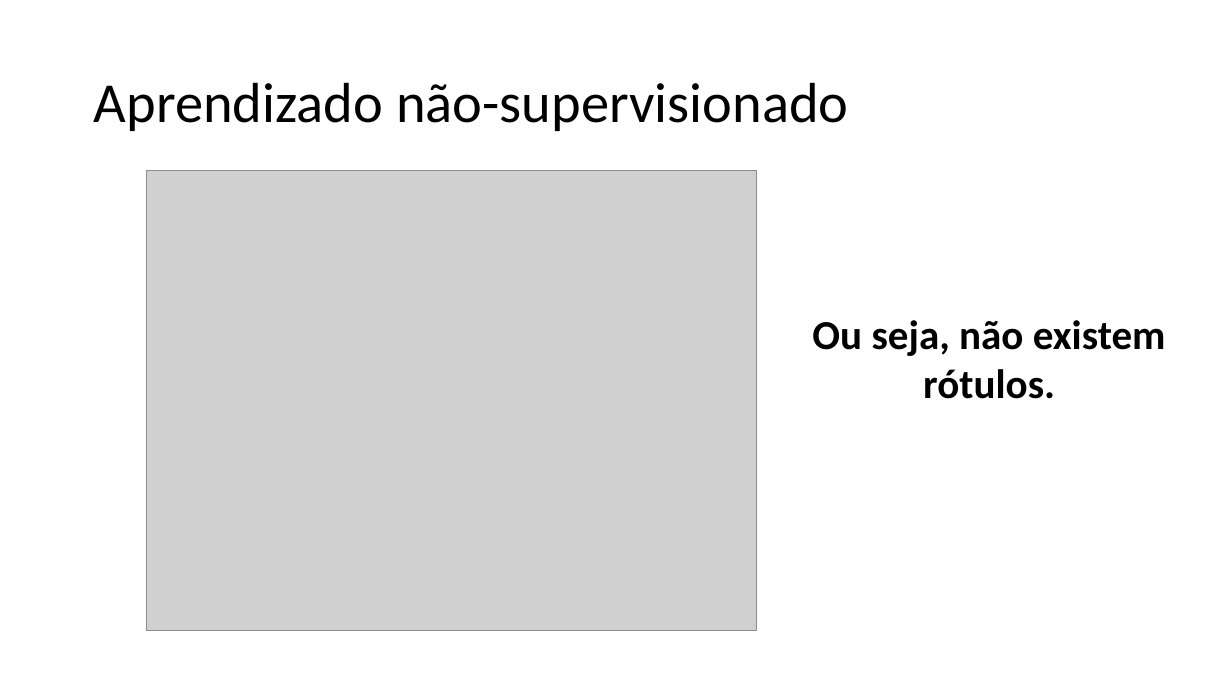
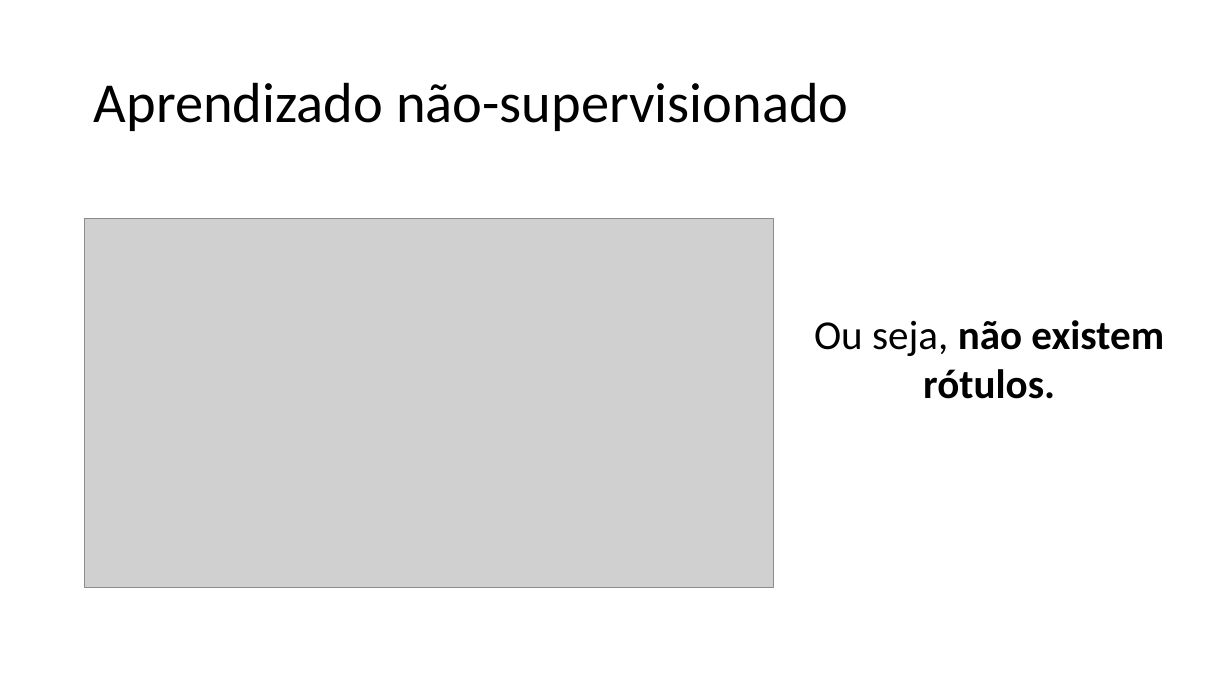
Before and after one commit to zz4fap/c24_inteligencia_artificial, a slide deck: slide 25 of slides/C24_Paradigmas.pptx. Drawn at 1232x693 pixels with LibreOffice and Linux fonts; fonts in the diff are those of the drawing; grey boxes stand for pictures. Boxes give left, top, right and bottom in pixels: in the first picture for what was removed or moved away, otherwise in the second. Text is boxed around its words. In the diff, an @@ line names an element or a change of style, - is before the commit and + after.

```diff
--- a/slides/C24_Paradigmas.pptx
+++ b/slides/C24_Paradigmas.pptx
@@ picture: place and size @@
-picture at bbox=[146, 171, 756, 631]
+picture at bbox=[85, 218, 775, 588]
@@ text "Ou seja, não existem rótulos." at bbox=[814, 320, 1164, 399]: bold off in "Ou seja," @@
```
Also in this commit, not shown: 11 other slides changed, 1 slide added.
